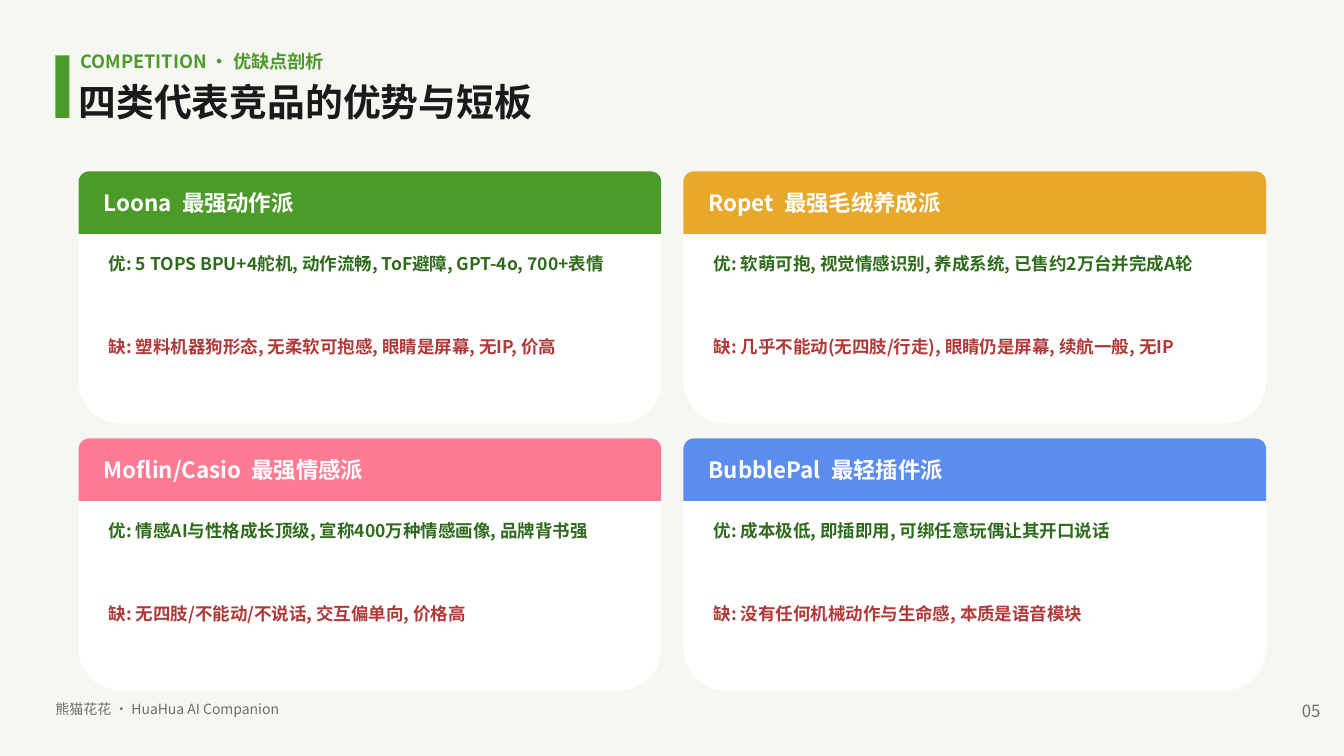
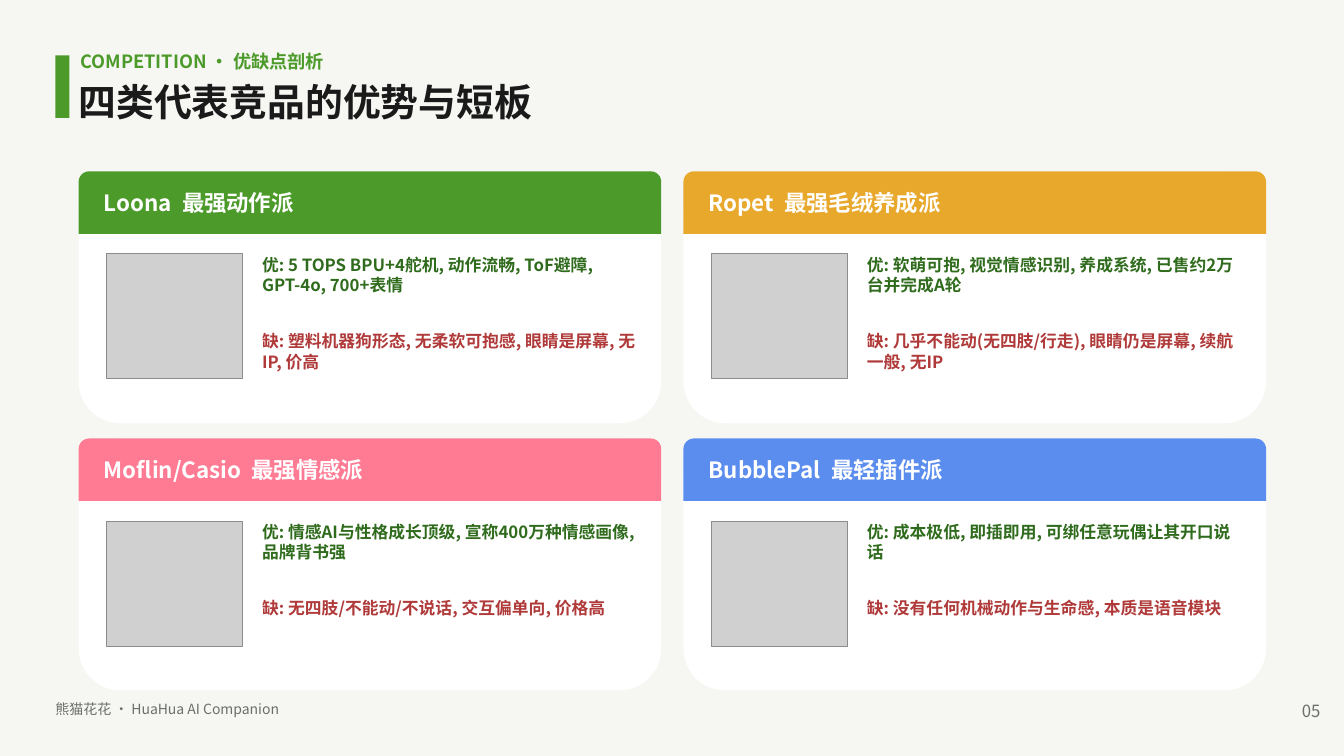
Before and after one commit to TobbyCT/hello-world-feature-panda-huahua-research, a slide deck: slide 5 of panda-huahua-robot/ppt/熊猫花花投资汇报.pptx. Drawn at 1344x756 pixels with LibreOffice and Linux fonts; fonts in the diff are those of the drawing; grey boxes stand for pictures. Boxes give left, top, right and bottom in pixels: in the first picture for what was removed or moved away, otherwise in the second. Text is boxed around its words. In the diff, an @@ line names an element or a change of style, - is before the commit and + after.

```diff
--- a/panda-huahua-robot/ppt/熊猫花花投资汇报.pptx
+++ b/panda-huahua-robot/ppt/熊猫花花投资汇报.pptx
@@ picture added at box(107, 254, 243, 379) @@
@@ text "优: 5 TOPS BPU+4舵机, 动作流畅, ...": place and size @@
-text "优: 5 TOPS BPU+4舵机, 动作流畅, ..." at box(109, 255, 604, 274)
+text "优: 5 TOPS BPU+4舵机, 动作流畅, ..." at box(262, 256, 593, 295)
@@ picture added at box(712, 254, 848, 379) @@
@@ text "优: 软萌可抱, 视觉情感识别, 养成系统, 已售约2万台并完成A轮": place and size @@
-text "优: 软萌可抱, 视觉情感识别, 养成系统, 已售约2万台并完成A轮" at box(714, 255, 1193, 274)
+text "优: 软萌可抱, 视觉情感识别, 养成系统, 已售约2万台并完成A轮" at box(867, 256, 1233, 275)
@@ text "缺: 塑料机器狗形态, 无柔软可抱感, 眼睛是屏幕, 无IP, ...": place and size @@
-text "缺: 塑料机器狗形态, 无柔软可抱感, 眼睛是屏幕, 无IP, ..." at box(109, 338, 556, 357)
+text "缺: 塑料机器狗形态, 无柔软可抱感, 眼睛是屏幕, 无IP, ..." at box(262, 332, 635, 372)
@@ text "缺: 几乎不能动(无四肢/行走), 眼睛仍是屏幕, 续航一般, 无IP": place and size @@
-text "缺: 几乎不能动(无四肢/行走), 眼睛仍是屏幕, 续航一般, 无IP" at box(714, 338, 1174, 357)
+text "缺: 几乎不能动(无四肢/行走), 眼睛仍是屏幕, 续航一般, 无IP" at box(867, 332, 1234, 372)
@@ picture added at box(107, 521, 243, 646) @@
@@ text "优: 情感AI与性格成长顶级, 宣称400万种情感画像, 品牌背书强": place and size @@
-text "优: 情感AI与性格成长顶级, 宣称400万种情感画像, 品牌背书强" at box(109, 522, 587, 541)
+text "优: 情感AI与性格成长顶级, 宣称400万种情感画像, 品牌背书强" at box(262, 523, 635, 560)
@@ picture added at box(712, 521, 848, 646) @@
@@ text "优: 成本极低, 即插即用, 可绑任意玩偶让其开口说话": place and size @@
-text "优: 成本极低, 即插即用, 可绑任意玩偶让其开口说话" at box(714, 522, 1110, 541)
+text "优: 成本极低, 即插即用, 可绑任意玩偶让其开口说话" at box(867, 523, 1231, 560)
@@ text "缺: 无四肢/不能动/不说话, 交互偏单向, 价格高": place and size @@
-text "缺: 无四肢/不能动/不说话, 交互偏单向, 价格高" at box(109, 605, 465, 624)
+text "缺: 无四肢/不能动/不说话, 交互偏单向, 价格高" at box(262, 599, 605, 618)
@@ size 12.5 to 12 pt; line spacing 1.05 to 1.02 in 8 elements at box(262, 256, 593, 295), box(867, 256, 1233, 275), box(262, 523, 635, 560), box(867, 523, 1231, 560), box(262, 332, 635, 372), box(867, 332, 1234, 372), box(262, 599, 605, 618), box(867, 599, 1221, 618) @@
@@ text "缺: 没有任何机械动作与生命感, 本质是语音模块": place and size @@
-text "缺: 没有任何机械动作与生命感, 本质是语音模块" at box(714, 605, 1082, 624)
+text "缺: 没有任何机械动作与生命感, 本质是语音模块" at box(867, 599, 1221, 618)
```
Also in this commit, not shown: 2 slides added, 2 slides removed, 12 other files.
